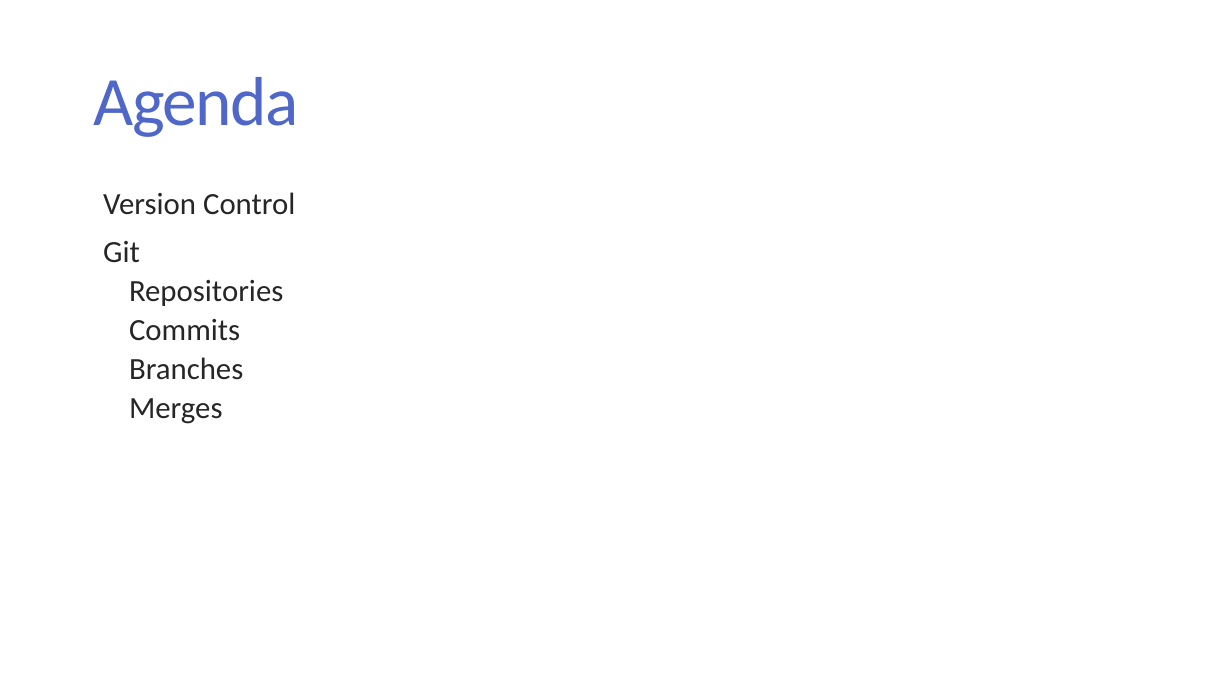
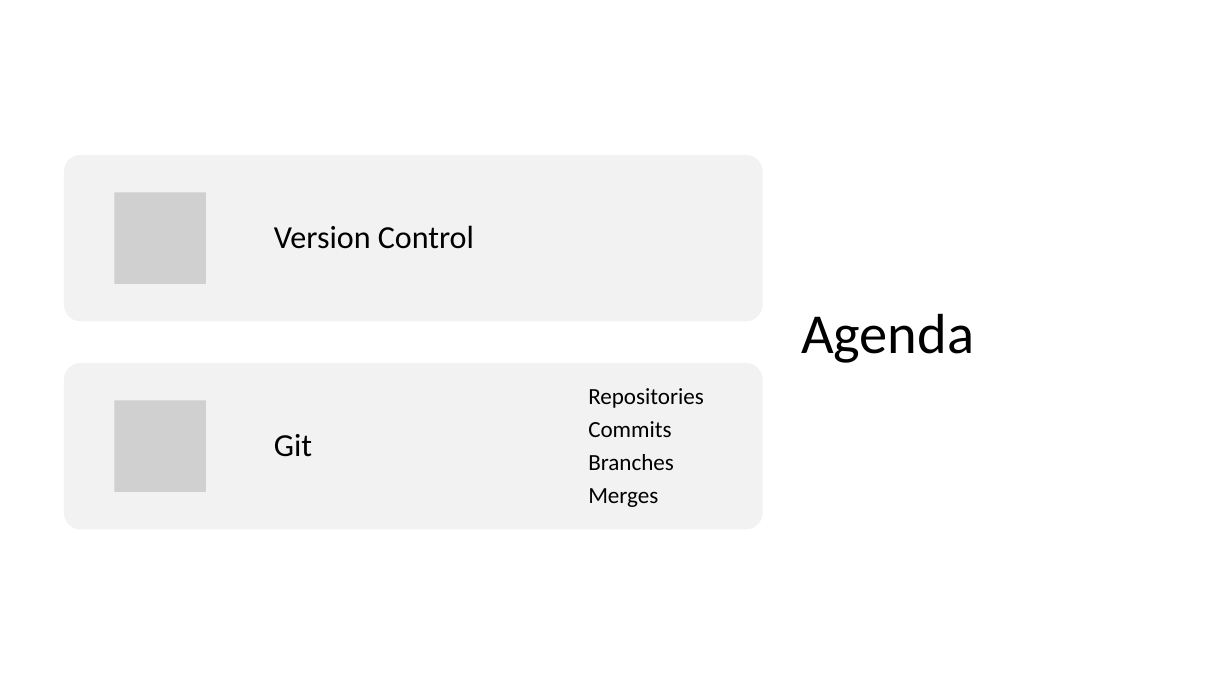
Before and after one commit to diwashrestha/program-and-talks, a slide deck: slide 3 of Working with git and GitHub/Working with Git and GitHub.pptx (slide 2 before the commit). Drawn at 1232x693 pixels with LibreOffice and Linux fonts; fonts in the diff are those of the drawing; grey boxes stand for pictures. Boxes give left, top, right and bottom in pixels: in the first picture for what was removed or moved away, otherwise in the second. Text is boxed around its words. In the diff, an @@ line names an element or a change of style, - is before the commit and + after.

```diff
--- a/Working with git and GitHub/Working with Git and GitHub.pptx
+++ b/Working with git and GitHub/Working with Git and GitHub.pptx
@@ title "Agenda": place and size @@
-title "Agenda" at [94,77,299,137]
+title "Agenda" at [801,313,974,363]
@@ title "Agenda" at [801,313,974,363]: size 54 to 44 pt, text colour #4E67C8 to #000000, letter spacing -1.2 to 0 pt; line spacing 0.85 to 0.9 @@
@@ text removed at [103,192,295,424] @@
-  Version Control
-  Git
-    Repositories
-    Commits
-    Branches
-    Merges
@@ group added at [64,155,762,530]: 3 texts, 2 rounded rectangles, 2 pictures @@
+Version Control
+Git
+Repositories
+Commits
+Branches
+Merges
```
Also in this commit, not shown: 12 other slides changed, 6 slides added, 3 slides removed.
